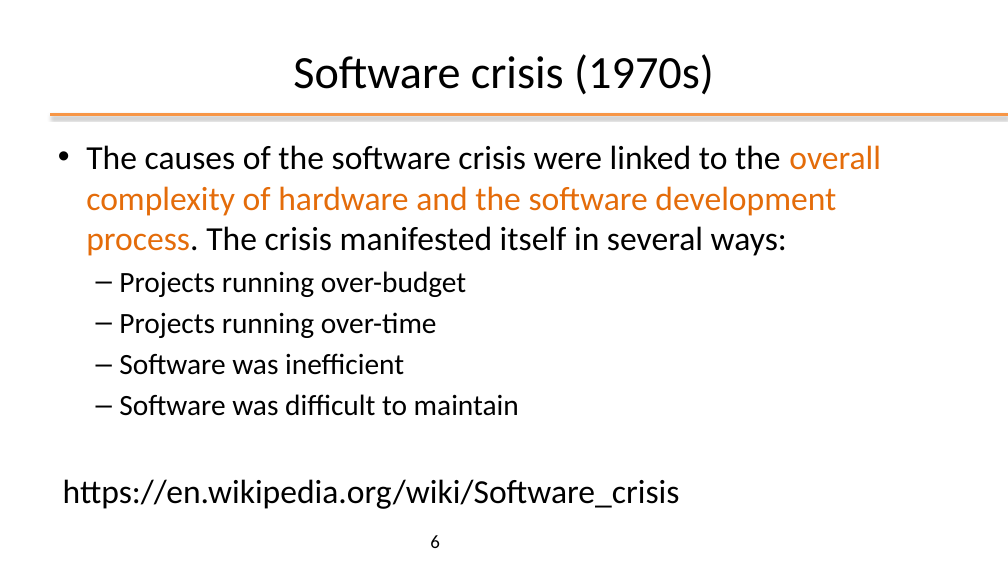
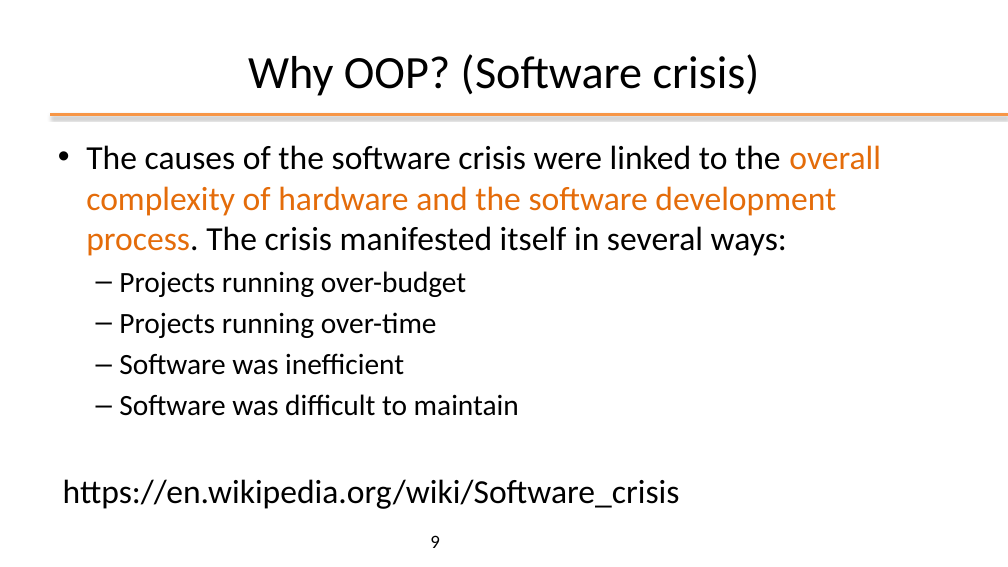
Before and after one commit to plctechnician/ooprogramming, a slide deck: slide 9 of java/slides/ppt/01 - Java From Functions to Objects.pptx (slide 6 before the commit). Drawn at 1008x567 pixels with LibreOffice and Linux fonts; fonts in the diff are those of the drawing; background and template pictures are left out. Boxes give left, top, right and bottom in pixels: in the first picture for what was removed or moved away, otherwise in the second. Text is boxed around its words. In the diff, an @@ line names an element or a change of style, - is before the commit and + after.

```diff
--- a/java/slides/ppt/01 - Java From Functions to Objects.pptx
+++ b/java/slides/ppt/01 - Java From Functions to Objects.pptx
@@ title at bbox=[248, 54, 760, 96]: text changed @@
-Software crisis (1970s)
+Why OOP? (Software crisis)
@@ page number at bbox=[430, 535, 440, 548]: text changed @@
-6
+9
```
Also in this commit, not shown: 3 other slides changed, 5 slides added, 3 slides removed.
